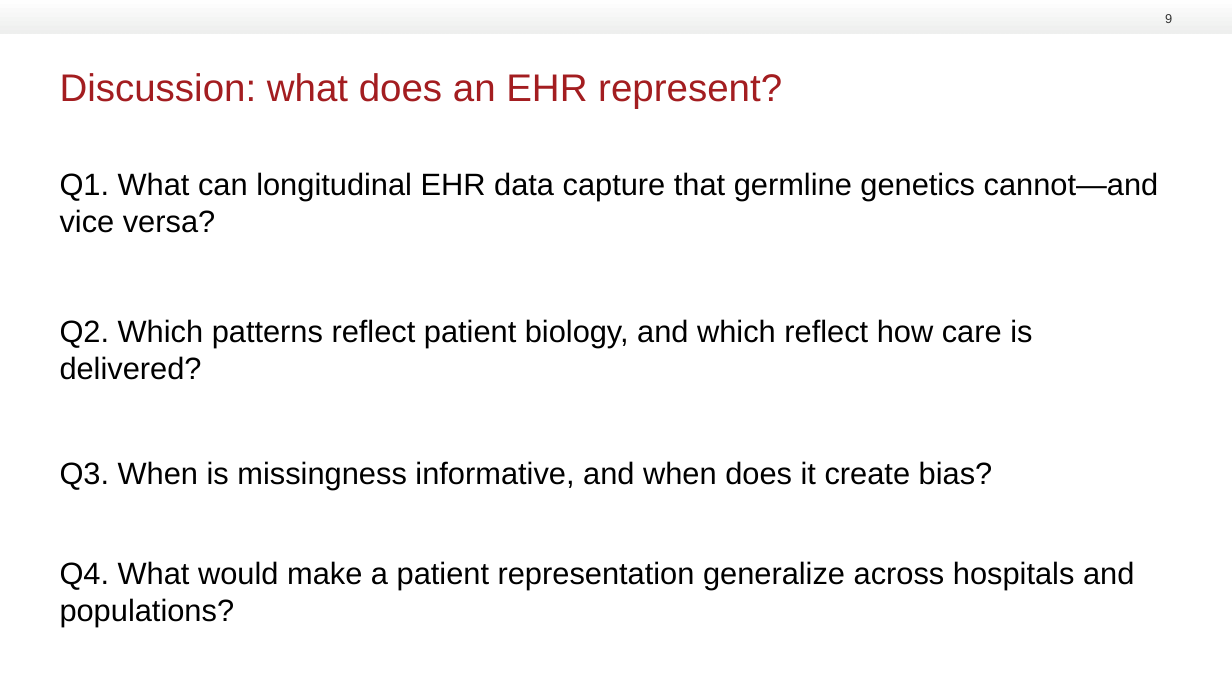
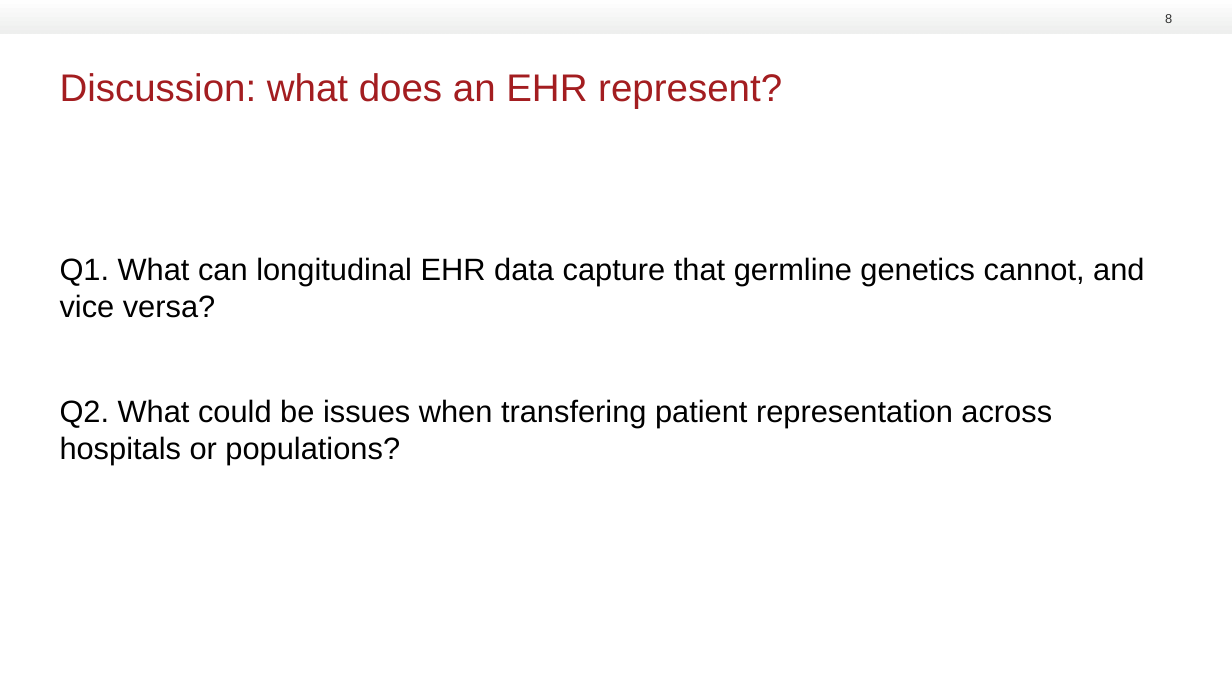
Before and after one commit to RasmussenLab/integrative_post_gwas_methods_course, a slide deck: slide 8 of slides/EHR transformer presentation 20260825.pptx (slide 9 before the commit). Drawn at 1232x693 pixels with LibreOffice and Linux fonts; fonts in the diff are those of the drawing; background and template pictures are left out. Boxes give left, top, right and bottom in pixels: in the first picture for what was removed or moved away, otherwise in the second. Text is boxed around its words. In the diff, an @@ line names an element or a change of style, - is before the commit and + after.

```diff
--- a/slides/EHR transformer presentation 20260825.pptx
+++ b/slides/EHR transformer presentation 20260825.pptx
@@ text "Q1. What can longitudinal EHR ..." at (60,257,1144,464): vertical alignment top to middle @@
@@ text at (60,257,1144,464): text changed @@
-Q1. What can longitudinal EHR data capture that germline genetics cannot—and vice versa?
-Q2. Which patterns reflect patient biology, and which reflect how care is delivered?
-Q3. When is missingness informative, and when does it create bias?
-Q4. What would make a patient representation generalize across hospitals and populations?
+Q1. What can longitudinal EHR data capture that germline genetics cannot, and vice versa?
+Q2. What could be issues when transfering patient representation across hospitals or populations?
```
Also in this commit, not shown: 18 other slides changed, 1 slide added, 1 slide removed.
